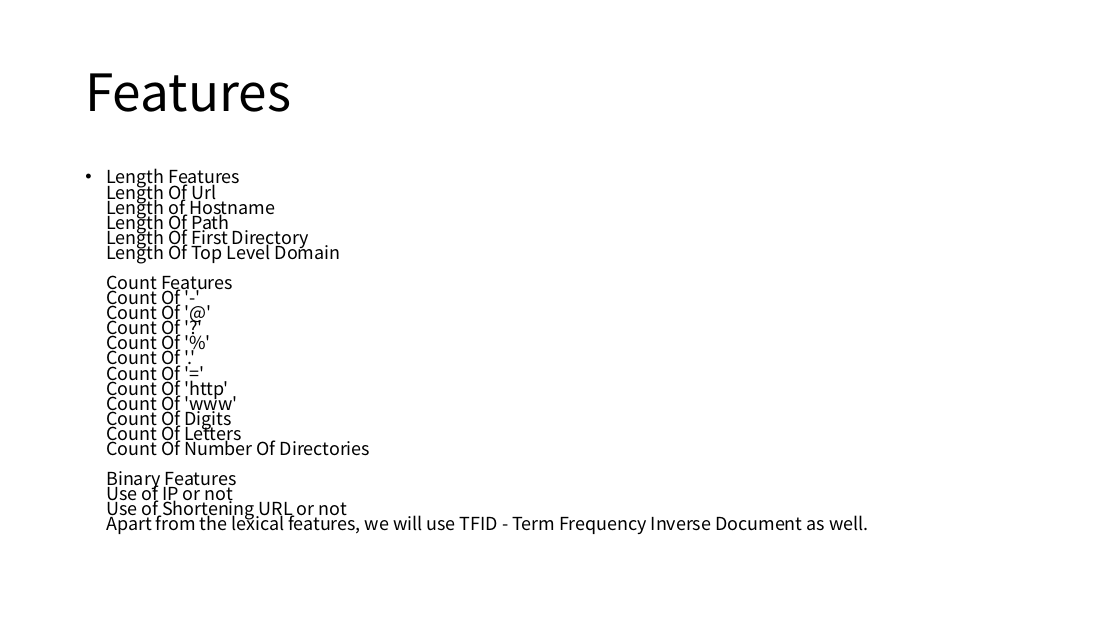
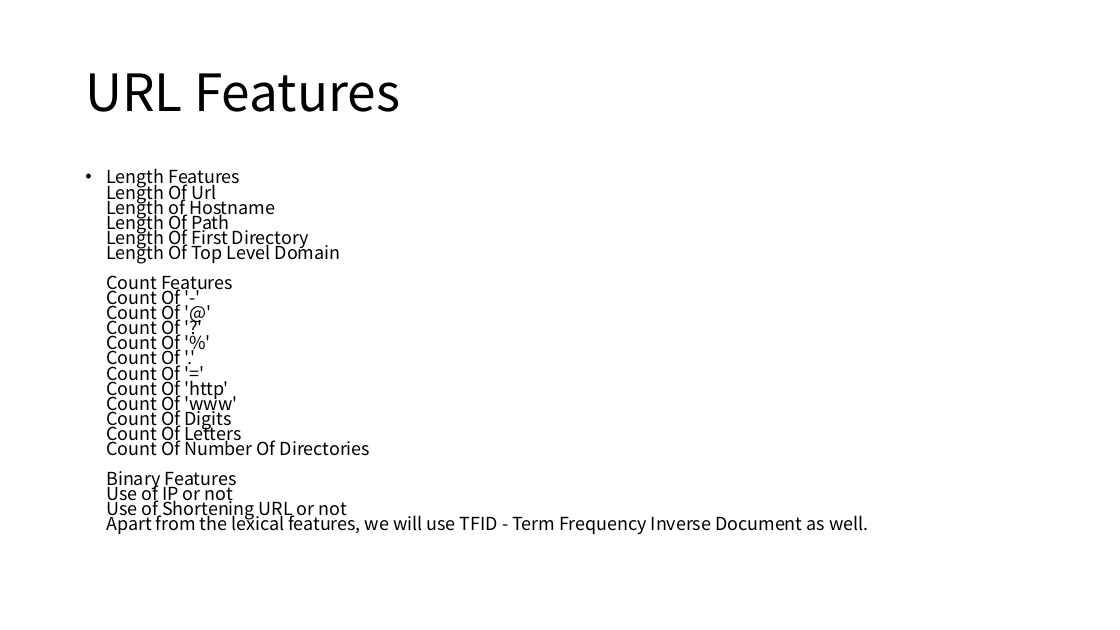
Before and after one commit to wang-zifu/anti-phishing, a slide deck: slide 9 of doc/AI Anti-phishing.pptx (slide 8 before the commit). Drawn at 1120x630 pixels with LibreOffice and Linux fonts; fonts in the diff are those of the drawing. Boxes give left, top, right and bottom in pixels: in the first picture for what was removed or moved away, otherwise in the second. Text is boxed around its words. In the diff, an @@ line names an element or a change of style, - is before the commit and + after.

```diff
--- a/doc/AI Anti-phishing.pptx
+++ b/doc/AI Anti-phishing.pptx
@@ title at (x1=85, y1=73, x2=400, y2=112): text changed @@
-Features
+URL Features
```
Also in this commit, not shown: 7 other slides changed, 1 slide added.
